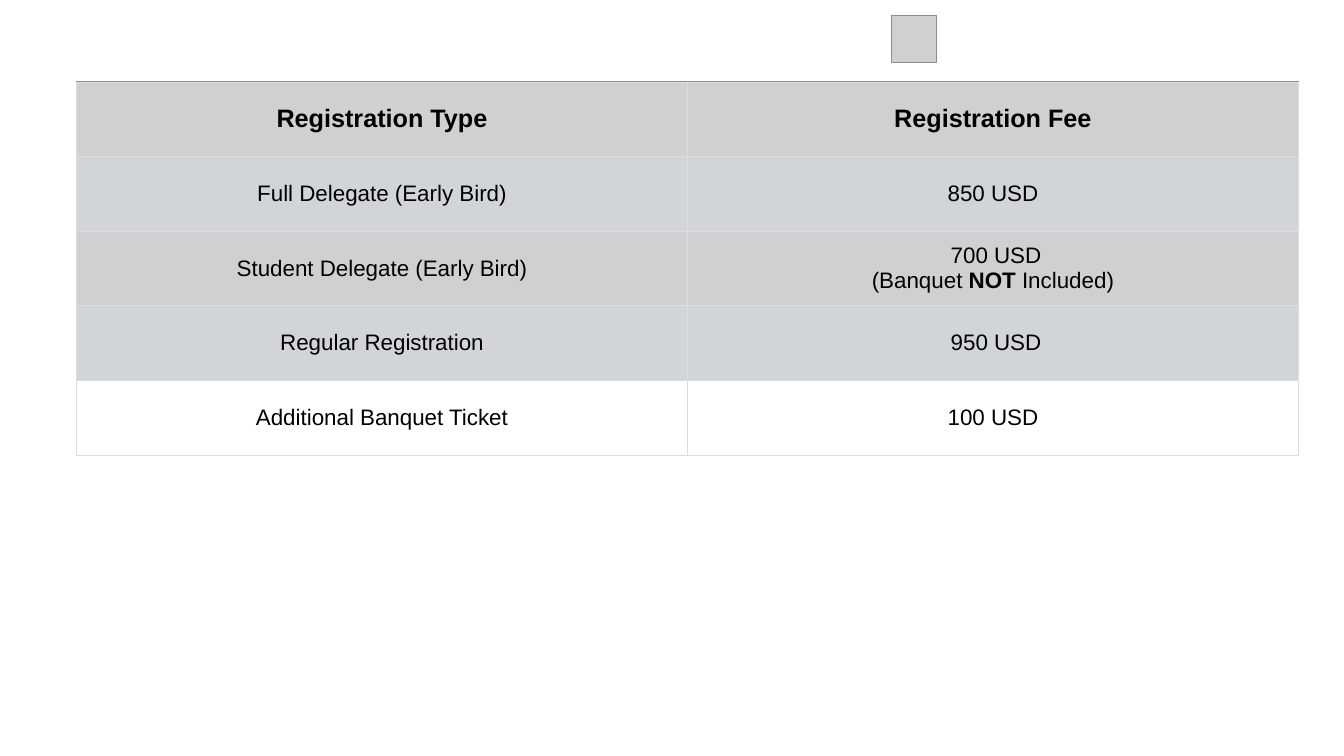
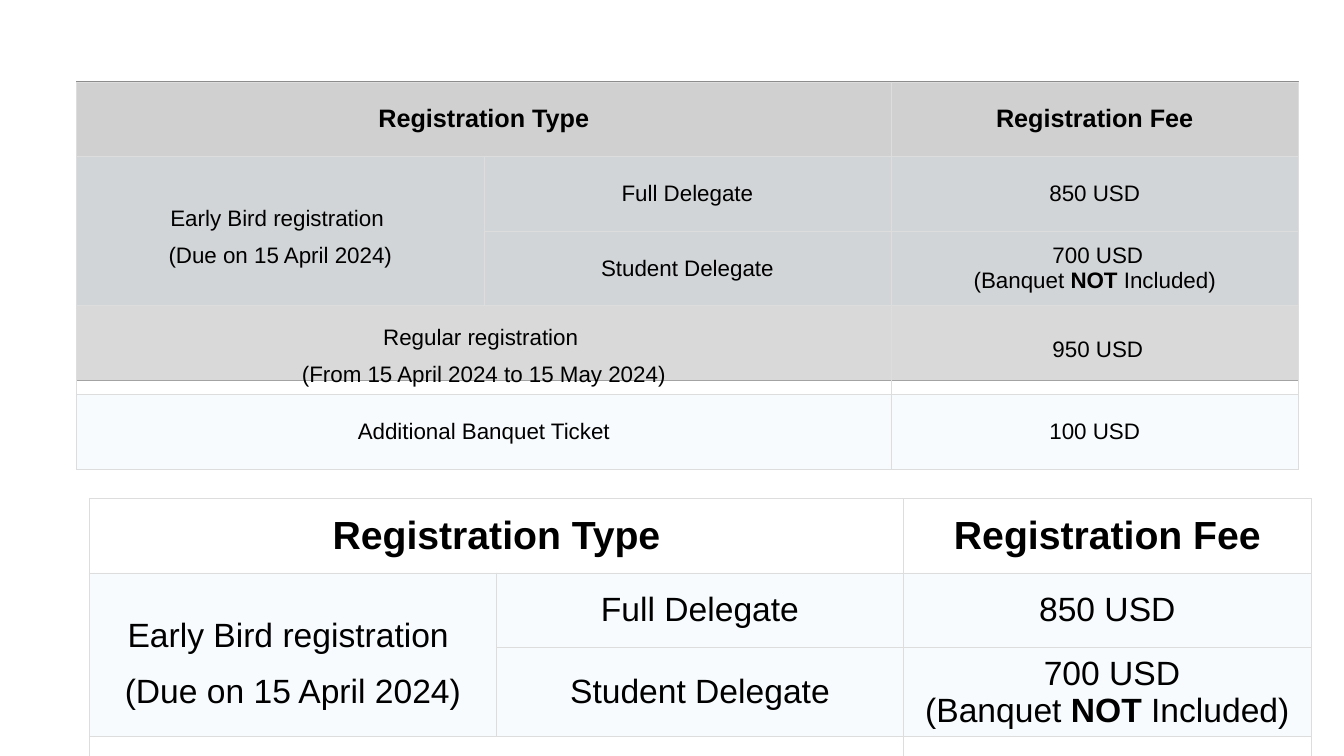
Before and after one commit to zhangxy911/zhangxy911.github.io, a slide deck: slide 4 of assets/figures.pptx. Drawn at 1344x756 pixels with LibreOffice and Linux fonts; fonts in the diff are those of the drawing; grey boxes stand for pictures. Boxes give left, top, right and bottom in pixels: in the first picture for what was removed or moved away, otherwise in the second. Text is boxed around its words. In the diff, an @@ line names an element or a change of style, - is before the commit and + after.

```diff
--- a/assets/figures.pptx
+++ b/assets/figures.pptx
@@ picture removed at [892, 16, 937, 64] @@
@@ table at [77, 82, 1299, 470] @@
-column 1: Registration Type | Full Delegate (Early Bird) | Student Delegate (Early Bird) | Regular Registration | Additional Banquet Ticket
+column 1: Registration Type | Early Bird registration / (Due on 15 April 2024) |  | Regular registration / (From 15 April 2024 to 15 May 2024) | Additional Banquet Ticket
+column 2:  | Full Delegate | Student Delegate |  | 
@@ table added at [90, 498, 1312, 756], 5 rows, 3 columns @@
+Registration Type |  | Registration Fee
+Early Bird registration / (Due on 15 April 2024) | Full Delegate | 850 USD
+ | Student Delegate | 700 USD / (Banquet NOT Included)
+Regular registration / (From 15 April 2024 to 15 May 2024) |  | 950 USD
+Additional Banquet Ticket |  | 100 USD
```
Also in this commit, not shown: 2 other files.
